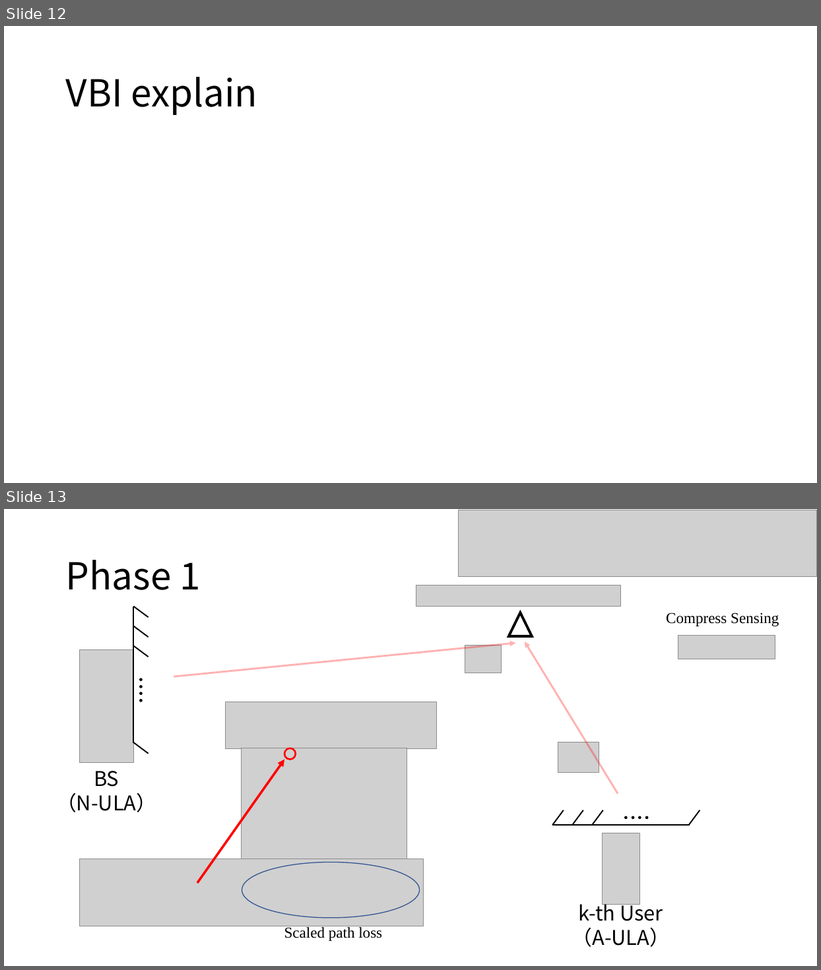
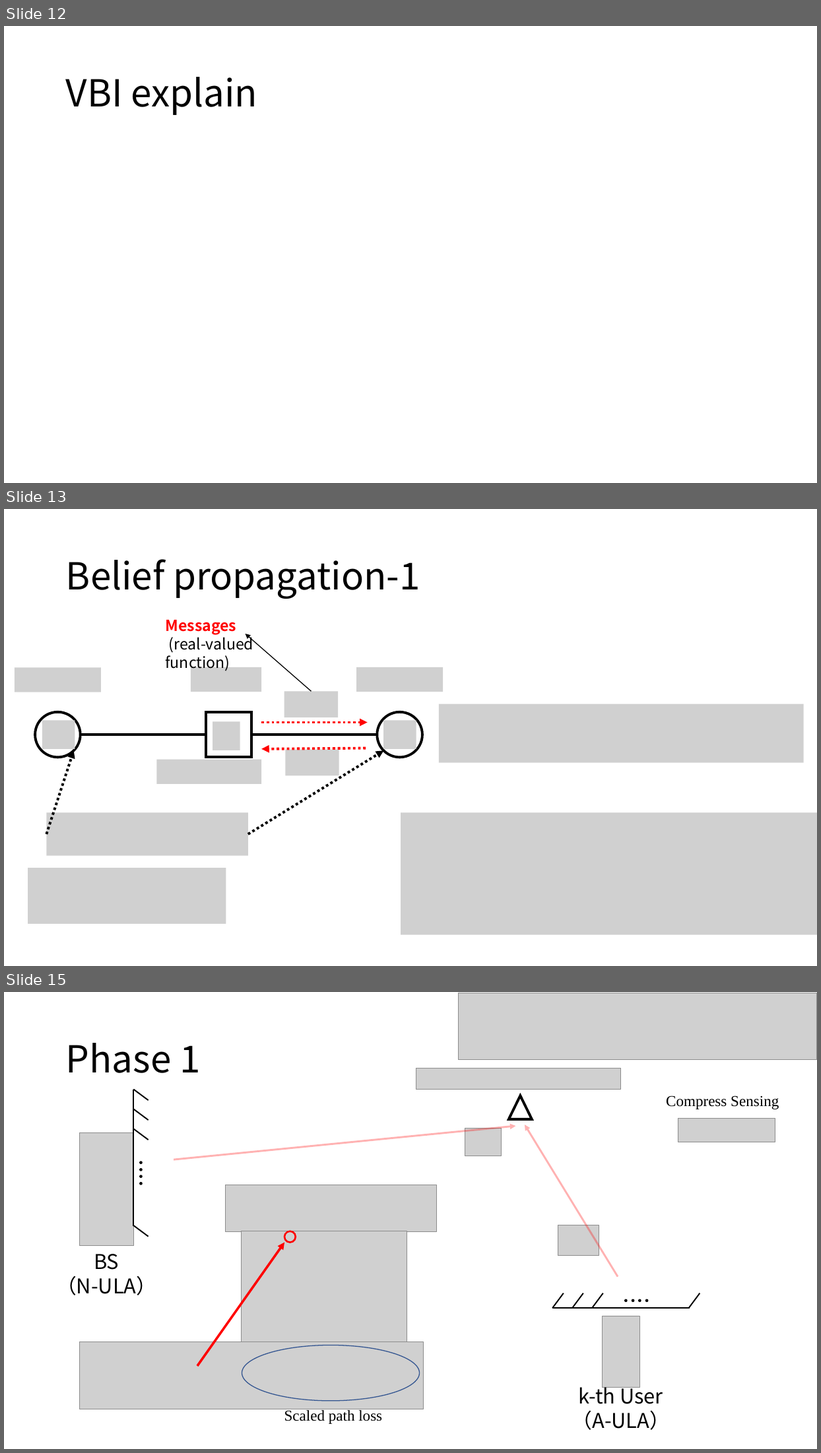
Before and after one commit to Brook1711/RIS-Angular-Domain, a slide deck: doc/RIS-angular-domain组会汇报.pptx. Shown one above the other, each under a label of ours: slides 12 and 13 before the commit, slides 12, 13 and 15 after it; the slides between them are not shown. The pictures are 821x970 and 821x1453 pixels, drawn with LibreOffice and Linux fonts; fonts in the diff are those of the drawing; grey boxes stand for pictures. Boxes give left, top, right and bottom in pixels: in the first picture for what was removed or moved away, otherwise in the second. Text is boxed around its words. In the diff, an @@ line names an element or a change of style, - is before the commit and + after.

```diff
--- a/doc/RIS-angular-domain组会汇报.pptx
+++ b/doc/RIS-angular-domain组会汇报.pptx
@@ slide 13 added at [4,509,817,966], background #FFFFFF @@
@@ title added at [66,559,420,599], 44 pt, text #000000 @@
+Belief propagation-1
@@ group added at [15,620,443,924]: 11 pictures, 5 arrows, 2 ellipses, 2 lines, 1 rectangle, 1 text @@
+Messages
+(real-valued function)
@@ picture added at [439,704,804,762] @@
@@ picture added at [401,813,817,935] @@
@@ what was slide 13 is now slide 15 @@
```
Also in this commit, not shown: 1 other slide added, 3 other files.
